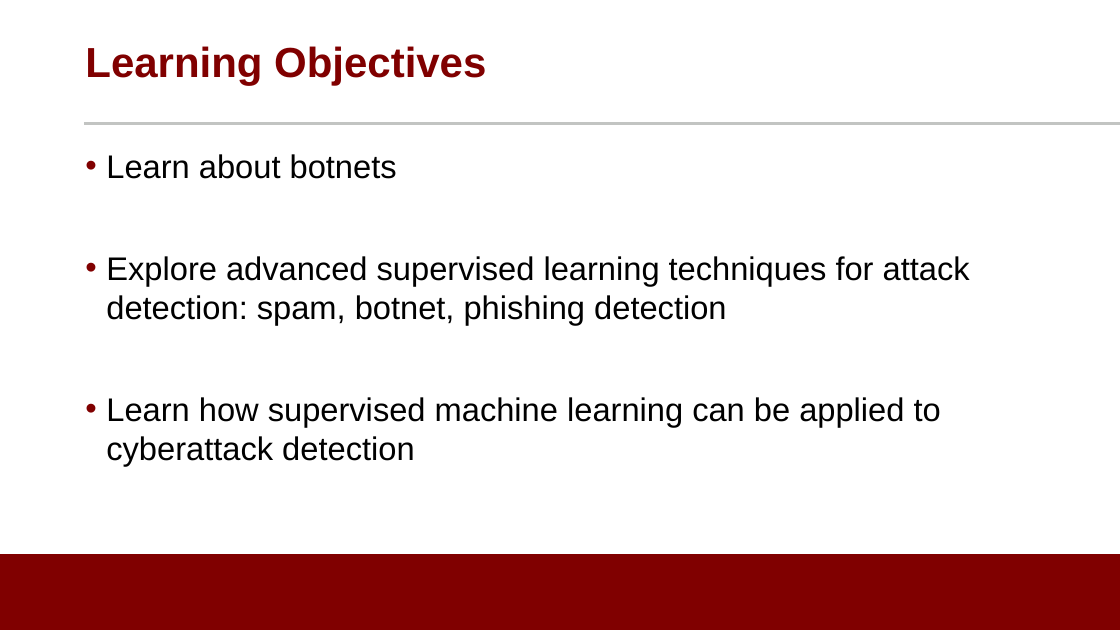
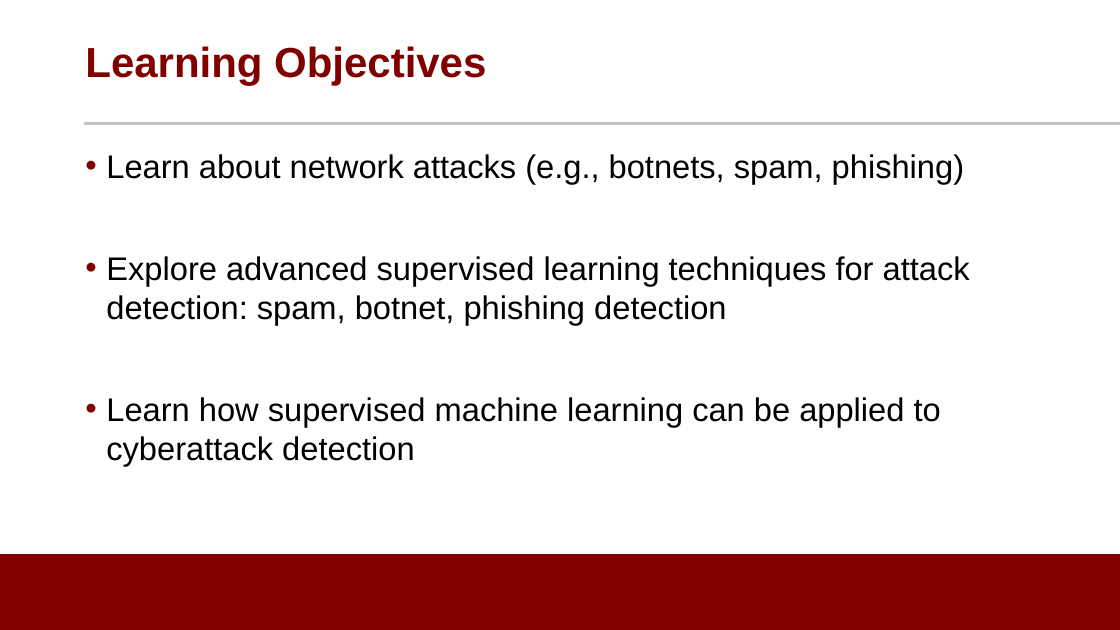
Before and after one commit to noise-lab/ML-Cybersecurity, a slide deck: slide 3 of module-3/ppt/3.2-Supervised Learning.pptx. Drawn at 1120x630 pixels with LibreOffice and Linux fonts; fonts in the diff are those of the drawing; background and template pictures are left out. Boxes give left, top, right and bottom in pixels: in the first picture for what was removed or moved away, otherwise in the second. Text is boxed around its words. In the diff, an @@ line names an element or a change of style, - is before the commit and + after.

```diff
--- a/module-3/ppt/3.2-Supervised Learning.pptx
+++ b/module-3/ppt/3.2-Supervised Learning.pptx
@@ text at <box>106,154,964,184</box>: text changed @@
-• Learn about botnets
+• Learn about network attacks (e.g., botnets, spam, phishing)
```
Also in this commit, not shown: 15 other slides changed.
